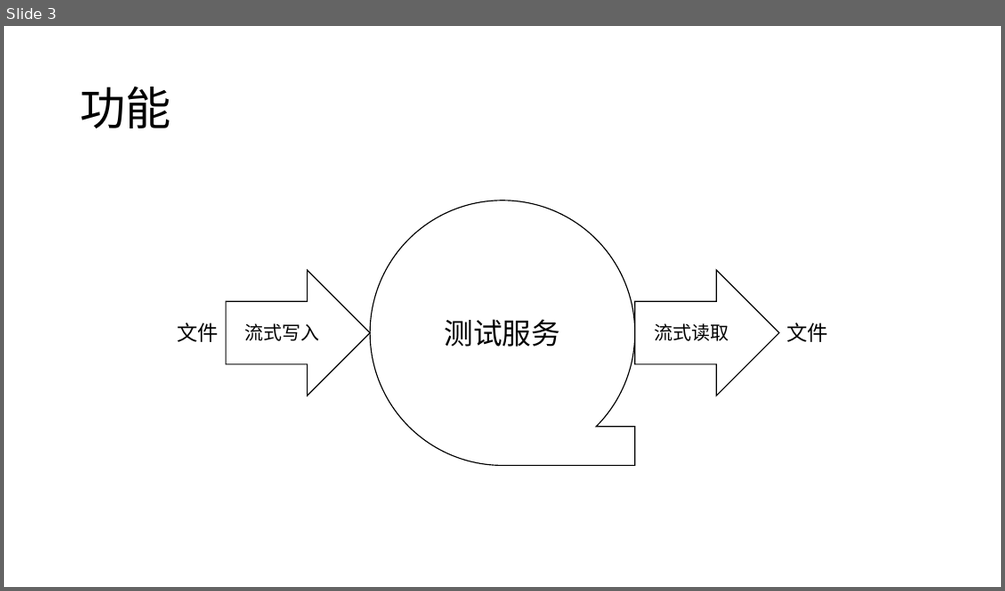
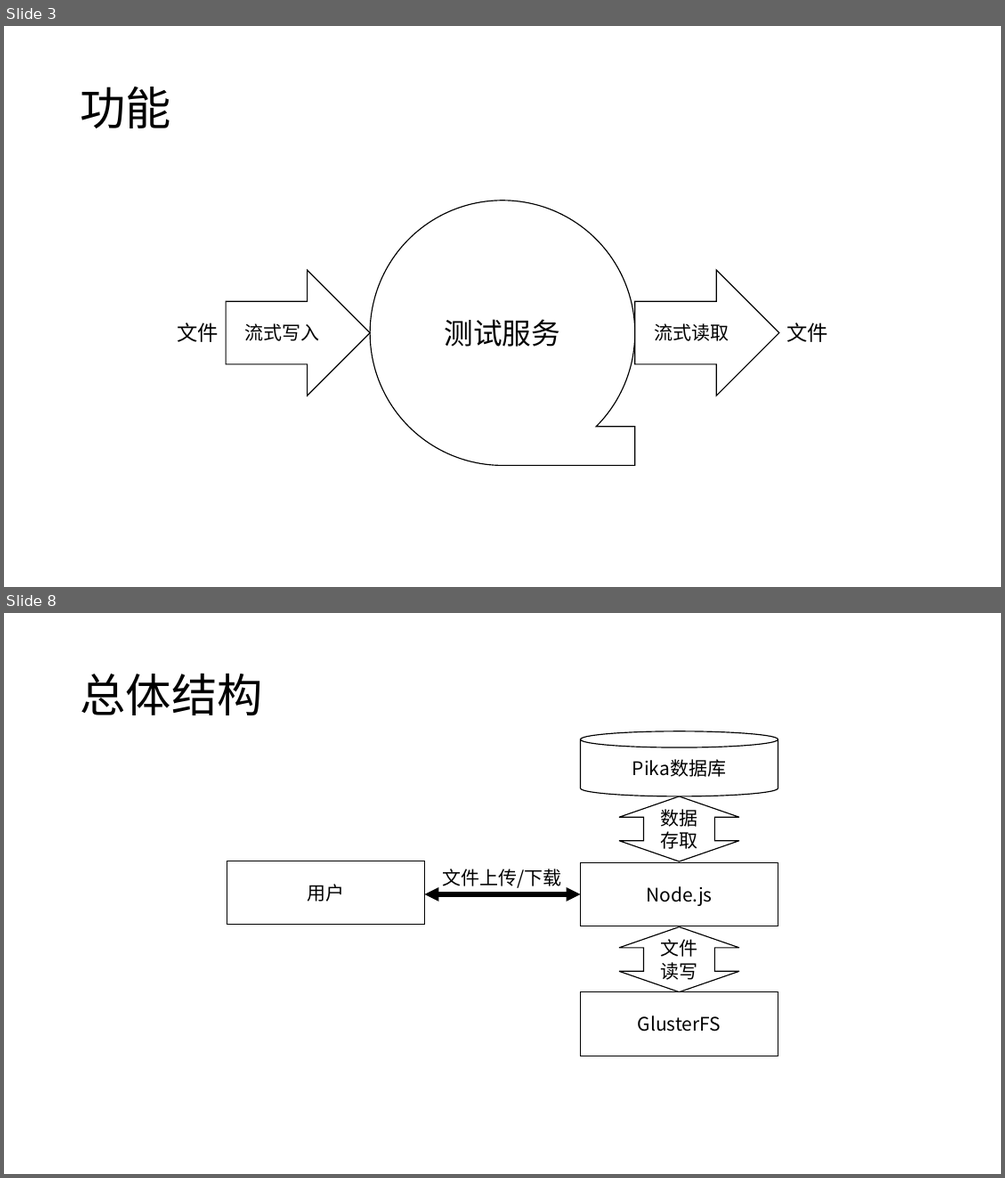
Before and after one commit to WuXiSTC/ArchievesCenter, a slide deck: 设计图.pptx. Shown one above the other, each under a label of ours: slide 3 before the commit, slides 3 and 8 after it; the slides between them are not shown. The pictures are 1005x591 and 1005x1178 pixels, drawn with LibreOffice and Linux fonts; fonts in the diff are those of the drawing. Boxes give left, top, right and bottom in pixels: in the first picture for what was removed or moved away, otherwise in the second. Text is boxed around its words. In the diff, an @@ line names an element or a change of style, - is before the commit and + after.

```diff
--- a/设计图.pptx
+++ b/设计图.pptx
@@ slide 8 added at [4,613,1001,1174], background #FFFFFF @@
@@ title added at [80,673,262,715], 44 pt, text #000000 @@
+总体结构
@@ group added at [226,731,778,1055]: 3 rectangles, 2 up down arrows, 1 double arrow, 1 text, 1 cylinder @@
+Node.js
+文件
+读写
+GlusterFS
+文件上传/下载
+数据
+存取
+Pika数据库
+用户
```
Also in this commit, not shown: 3 slides changed, 3 other slides added.
